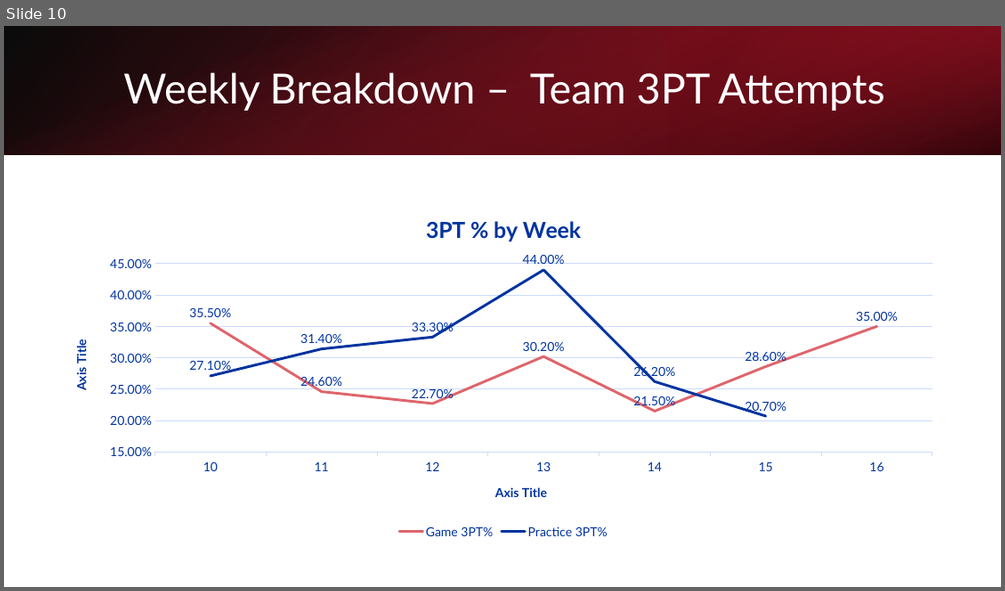
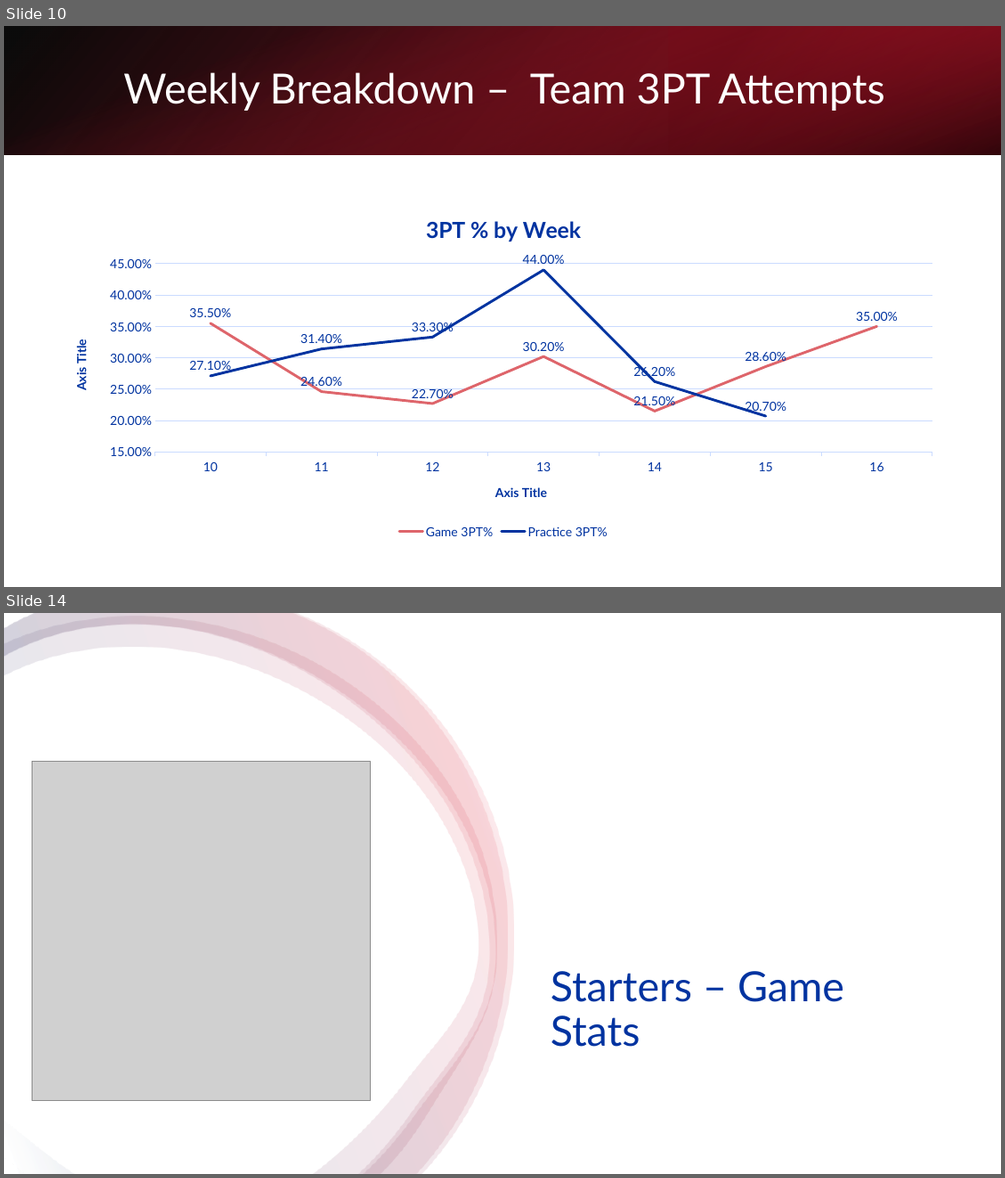
Before and after one commit to apurvis14/Jackson-Prep-Basketball-Analytics, a slide deck: Midseason Analytics Overview.pptx. Shown one above the other, each under a label of ours: slide 10 before the commit, slides 10 and 14 after it; the slides between them are not shown. The pictures are 1005x591 and 1005x1178 pixels, drawn with LibreOffice and Linux fonts; fonts in the diff are those of the drawing; grey boxes stand for pictures. Boxes give left, top, right and bottom in pixels: in the first picture for what was removed or moved away, otherwise in the second. Text is boxed around its words. In the diff, an @@ line names an element or a change of style, - is before the commit and + after.

```diff
--- a/Midseason Analytics Overview.pptx
+++ b/Midseason Analytics Overview.pptx
@@ slide 14 added at (4,613,1001,1174), background #FFFFFF @@
@@ rectangle added at (4,613,1001,1174), fill #FFFFFF @@
@@ freeform shape added at (4,616,497,1174), fill gradient #FFFFFF to #00205C to #DA1A32 @@
@@ freeform shape added at (4,613,508,1174), fill gradient #FFFFFF to #00205C to #DA1A32 @@
@@ freeform shape added at (4,613,514,1173), fill gradient #FFFFFF to #00205C to #DA1A32 @@
@@ picture added at (32,762,371,1101) @@
@@ title added at (550,971,844,1046), 40 pt, text #0033A0 @@
+Starters – Game Stats
```
Also in this commit, not shown: 2 slides changed, 3 other slides added, 2 other files.
